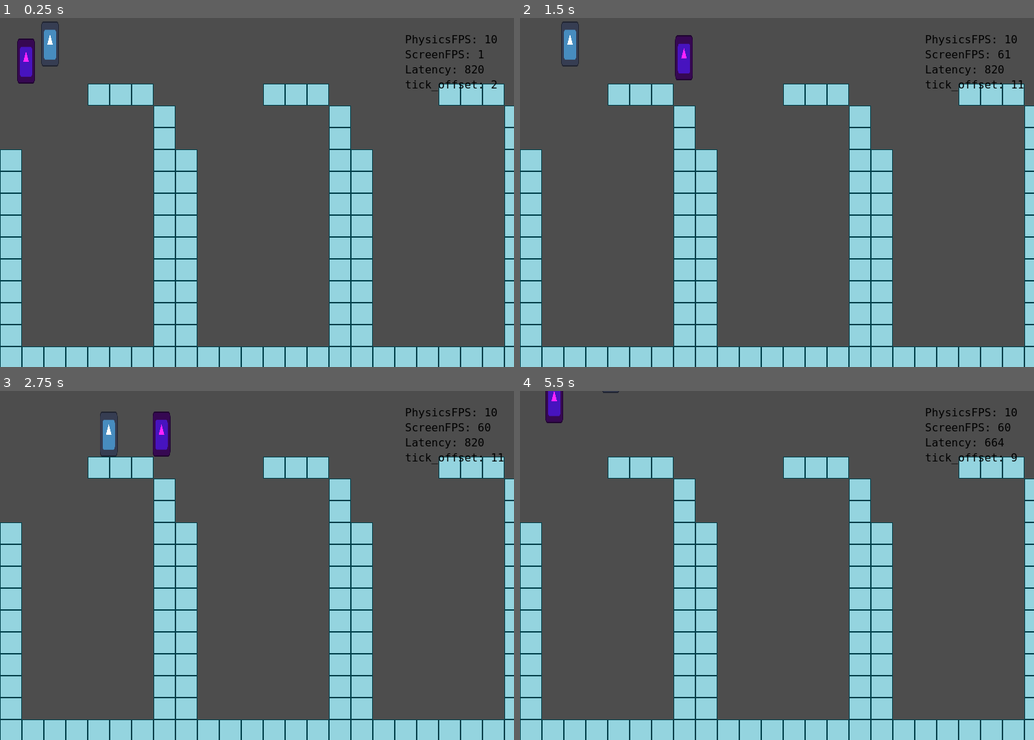
Above: before the commit, frames 1-4 (two rows, left to right).
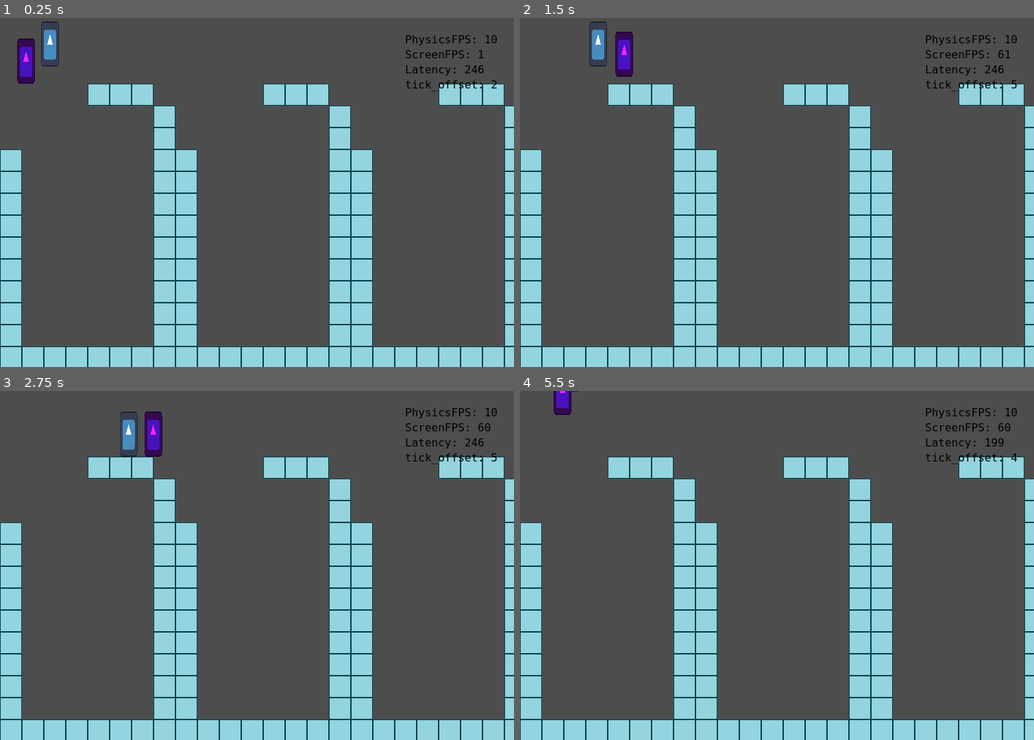
Above: after the commit, the same moments.

Repository: wync-netcode/wync-godot
Game: Godot game, scene res://rooms/lab2/lab2.tscn
The game is run twice, just before and just after one commit, with the same random seed, the same clock (stepped at 60 frames per second) and the same inputs. The engine's default icon, where the game draws it, is replaced by a stand-in: a white triangle on a blue panel in a dark square.
Inputs (mouse positions are in pixels of both pictures, inside the frame that each line leads up to):
- Up to frame 1 (0.25 s): no input
- Up to frame 2 (1.5 s): tap Enter at 0.5 s; move the mouse to (890, 175) at 0.52 s; hold D (p1_right) 0.53-1.28 s; hold E (p1_interact) 0.53-1.28 s; move the mouse to (674, 209) at 1.27 s; hold S (p1_down) from 1.28 s (still down); click (674, 209) at 1.35 s
- Up to frame 3 (2.75 s): move the mouse to (308, 488) at 2.02 s; release S (p1_down) at 2.03 s; hold D (p1_right) from 2.03 s (still down); hold 1 (p1_weapon1) from 2.03 s (still down)
- Up to frame 4 (5.5 s): move the mouse to (751, 635) at 2.77 s; release D (p1_right) at 2.78 s; release 1 (p1_weapon1) at 2.78 s; hold W (p1_up) 2.78-3.53 s; tap 2 (p1_weapon2) at 2.85 s; move the mouse to (931, 617) at 3.52 s; hold 3 (p1_weapon3) 3.53-4.28 s; hold A (p1_left) 3.53-5.03 s; move the mouse to (622, 513) at 4.27 s; tap 4 (p1_weapon4) at 4.35 s; tap Space at 5 s; move the mouse to (802, 565) at 5.02 s; hold S (p1_down) from 5.03 s (still down); hold 5 (p1_weapon5) from 5.03 s (still down)

The runs differ from the first frame. In frame 1, less than 0.1% of the frame differs, in the area x 90-95%, y 13-16%; in frame 2, 1.5%, in the area x 8-98%, y 0-21%; in frame 3, 1.1%; in frame 4, 0.5%.

Commit message:
feat: predicted-state interpolation

Diff:
--- a/rooms/lab2/lab2.tscn
+++ b/rooms/lab2/lab2.tscn
@@ -287,7 +287,6 @@
 
 [node name="SyNetInterpolation" type="Node" parent="worlds/WorldClient1/GroupProcess"]
 script = ExtResource("30_5i022")
-ENABLED = false
 
 [node name="CanvasLayer" type="CanvasLayer" parent="."]
 
--- a/src/components/co_actor_renderer.tscn
+++ b/src/components/co_actor_renderer.tscn
@@ -7,5 +7,6 @@
 script = ExtResource("1_xpe61")
 
 [node name="Sprite2D" type="Sprite2D" parent="."]
+position = Vector2(0, -20)
 scale = Vector2(0.203125, 0.515625)
 texture = ExtResource("2_lb1vs")
--- a/src/entities/en_player.tscn
+++ b/src/entities/en_player.tscn
@@ -42,7 +42,6 @@
 script = ExtResource("2_hsf2x")
 
 [node name="CoActorRenderer" parent="CoCollider/Components" instance=ExtResource("7_4yv8f")]
-position = Vector2(0, -20)
 
 [node name="CoPlayerInput" type="Node" parent="CoCollider/Components"]
 script = ExtResource("6_i3pb1")
--- a/src/network/co_transport_loopback.gd
+++ b/src/network/co_transport_loopback.gd
@@ -6,7 +6,7 @@
 var peers: Array[LoopbackPeer]
 ## represent packets flying in the network
 var packets: Array[LoopbackPacket]
-var lag: int = 1000  # (ms)
+var lag: int = 300  # (ms)
 var jitter: int = 0  # (ms) how late/early a packet might be
 var packet_loss_percentage: int = 0 # [0-100]
 var time_last_pkt_sent: int = 0
--- a/src/network/latency_compensation/co_single_net_prediction_data.gd
+++ b/src/network/latency_compensation/co_single_net_prediction_data.gd
@@ -10,6 +10,7 @@
 var tick_offset_desired: int = 0
 var target_tick: int = 0 # co_ticks.ticks + tick_offset
 var target_time_offset: int = 0 # add this to curr_time to get the actual target_time
+var current_tick_timestamp: int = 0 # fixed timestamp for current tick
 
 # For calculating clock_offset_median
 
--- a/src/network/latency_compensation/sy_net_interpolation.gd
+++ b/src/network/latency_compensation/sy_net_interpolation.gd
@@ -10,7 +10,7 @@
 
 
 func _ready():
-	components = [CoNetConfirmedStates.label, CoActor.label, CoCollider.label]
+	components = [CoNetConfirmedStates.label, CoActor.label, CoActorRenderer.label]
 	super()
 
 
@@ -39,7 +39,7 @@
 
 	for entity: Entity in entities:
 
-		var co_collider = entity.get_component(CoCollider.label) as CoCollider
+		var co_renderer = entity.get_component(CoActorRenderer.label) as CoActorRenderer
 
 		# find two snapshots
 
@@ -54,13 +54,7 @@
 			snap_left = co_net_predicted_states.prev
 			snap_right = co_net_predicted_states.curr
 			found_snapshots = true
-
-			#target_time = co_predict_data.target_time
 			target_time = curr_time + co_predict_data.target_time_offset
-			#target_time = \
-			#	(curr_time - co_predict_data.last_tick_timestamp) \
-			#	+
-			#target_time = curr_time + co_predict_data.tick_offset * (1000.0 / physics_fps)
 
 		# else fall back to using confirmed state
 
@@ -91,6 +85,7 @@
 
 		# interpolate between the two
 
+		"""
 		var left_timestamp = \
 			co_predict_data.last_tick_timestamp \
 			+ (snap_left.tick - co_predict_data.last_tick_confirmed) \
@@ -99,15 +94,21 @@
 			co_predict_data.last_tick_timestamp \
 			+ (snap_right.tick - co_predict_data.last_tick_confirmed) \
 			* (1000.0 / physics_fps)
+		"""
+		# TODO: Determine if it's needed to keep the previous step for non-predicted interpolation
+		var left_timestamp = ClockUtils.get_predicted_tick_local_time_msec(snap_left.tick+2, co_ticks, co_predict_data)
+		var right_timestamp = ClockUtils.get_predicted_tick_local_time_msec(snap_right.tick+2, co_ticks, co_predict_data)
 
 
 		if abs(left_timestamp - right_timestamp) < 0.000001:
-			co_collider.global_position = snap_right.data.position
+			co_renderer.global_position = snap_right.data.position
 		else:
 			var left_pos = snap_left.data.position as Vector2
 			var right_pos = snap_right.data.position as Vector2
-			var factor = (target_time - left_timestamp) / (right_timestamp - left_timestamp)
+			var factor = clampf(
+				(float(target_time) - left_timestamp) / (right_timestamp - left_timestamp),
+				0, 1)
 			var new_pos = left_pos.lerp(right_pos, factor)
-			co_collider.global_position = new_pos
+			co_renderer.global_position = new_pos
 
-			Log.out(self, "left: %s | target: %s | right: %s | curr: %s | factor %s" % [left_timestamp, target_time, right_timestamp, curr_time, factor])
+			#Log.out(self, "left: %s | target: %s | right: %s | curr: %s | factor %s" % [left_timestamp, target_time, right_timestamp, curr_time, factor])
--- a/src/network/latency_compensation/sy_net_prediction_ticks.gd
+++ b/src/network/latency_compensation/sy_net_prediction_ticks.gd
@@ -64,5 +64,6 @@
 
 	co_predict_data.target_tick = max(co_ticks.server_ticks + co_predict_data.tick_offset, co_predict_data.target_tick)
 	# NOTE: Sumar 1 o no sumar 1 a target_tick?
+	co_predict_data.current_tick_timestamp = curr_time
 
 	Log.out(self, "ticks local %s | net %s %s %s" % [co_ticks.ticks, co_ticks.server_ticks, co_predict_data.target_tick, co_ticks.ticks + co_ticks.server_ticks_offset])
--- a/src/utils/clock_utils.gd
+++ b/src/utils/clock_utils.gd
@@ -3,6 +3,13 @@
 
 static func time_get_ticks_msec(co_ticks: CoTicks) -> int:
 	return Time.get_ticks_msec() + co_ticks.time_ms_offset
+
+
+static func get_predicted_tick_local_time_msec(ticks: int, co_ticks: CoTicks, co_predict_data: CoSingleNetPredictionData) -> int:
+	var physics_tps = Engine.physics_ticks_per_second
+	var frame = 1000.0 / physics_tps
+	var tick_diff = ticks - co_ticks.server_ticks
+	return co_predict_data.current_tick_timestamp + tick_diff * frame
 
 
 static func get_server_time(co_predict_data: CoSingleNetPredictionData, local_time: int) -> int:
